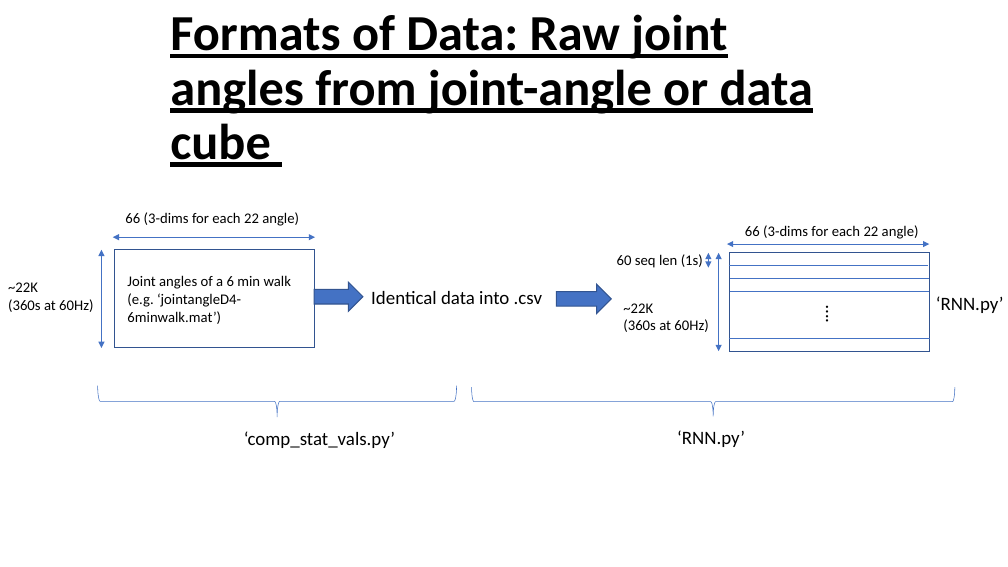
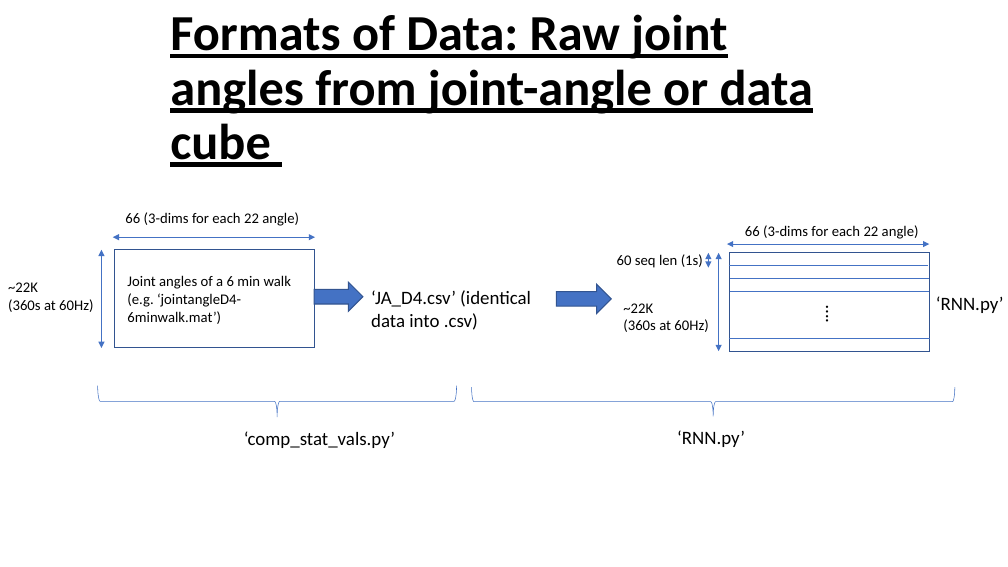
Before and after one commit to dan-heaton/MSc_indiv_project, a slide deck: slide 3 of plans_and_presentations/Progress Made 22-05 to 04-06.pptx. Drawn at 1008x567 pixels with LibreOffice and Linux fonts; fonts in the diff are those of the drawing. Boxes give left, top, right and bottom in pixels: in the first picture for what was removed or moved away, otherwise in the second. Text is boxed around its words. In the diff, an @@ line names an element or a change of style, - is before the commit and + after.

```diff
--- a/plans_and_presentations/Progress Made 22-05 to 04-06.pptx
+++ b/plans_and_presentations/Progress Made 22-05 to 04-06.pptx
@@ text at (371,290,531,330): text changed @@
-Identical data into .csv
+‘JA_D4.csv’ (identical data into .csv)
```
Also in this commit, not shown: 1 other slide changed, 11 other files.
